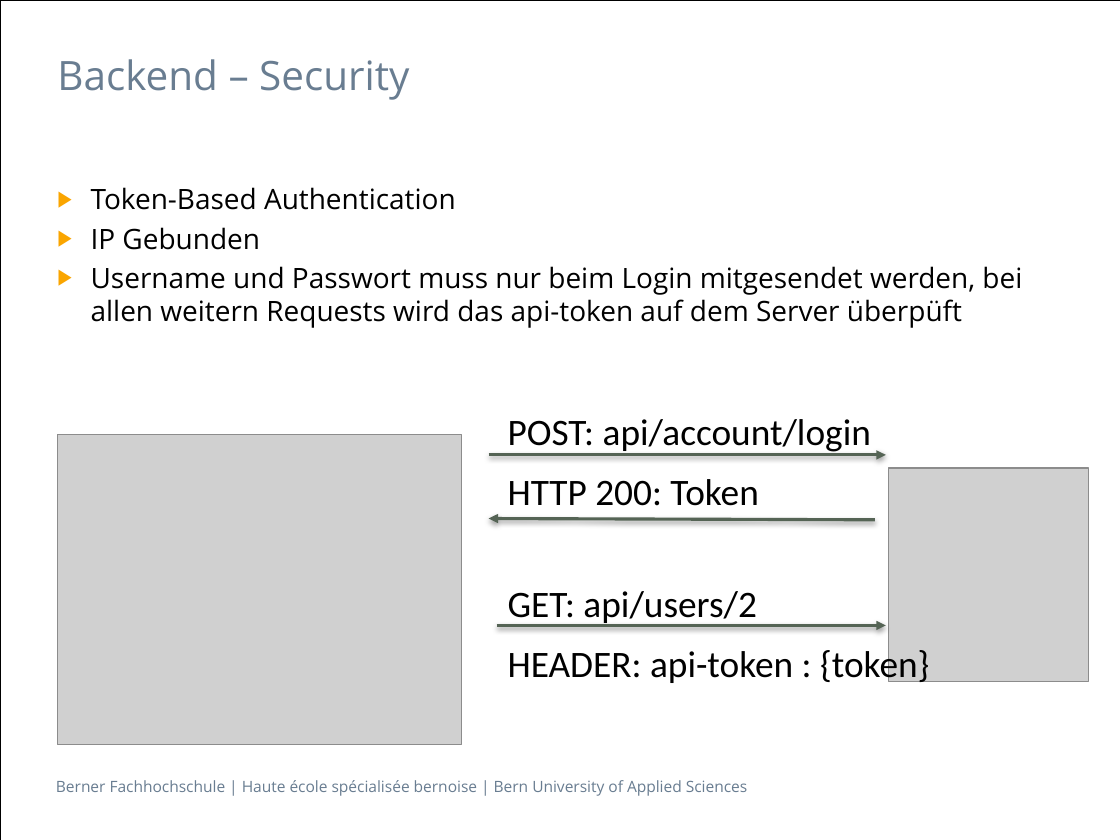
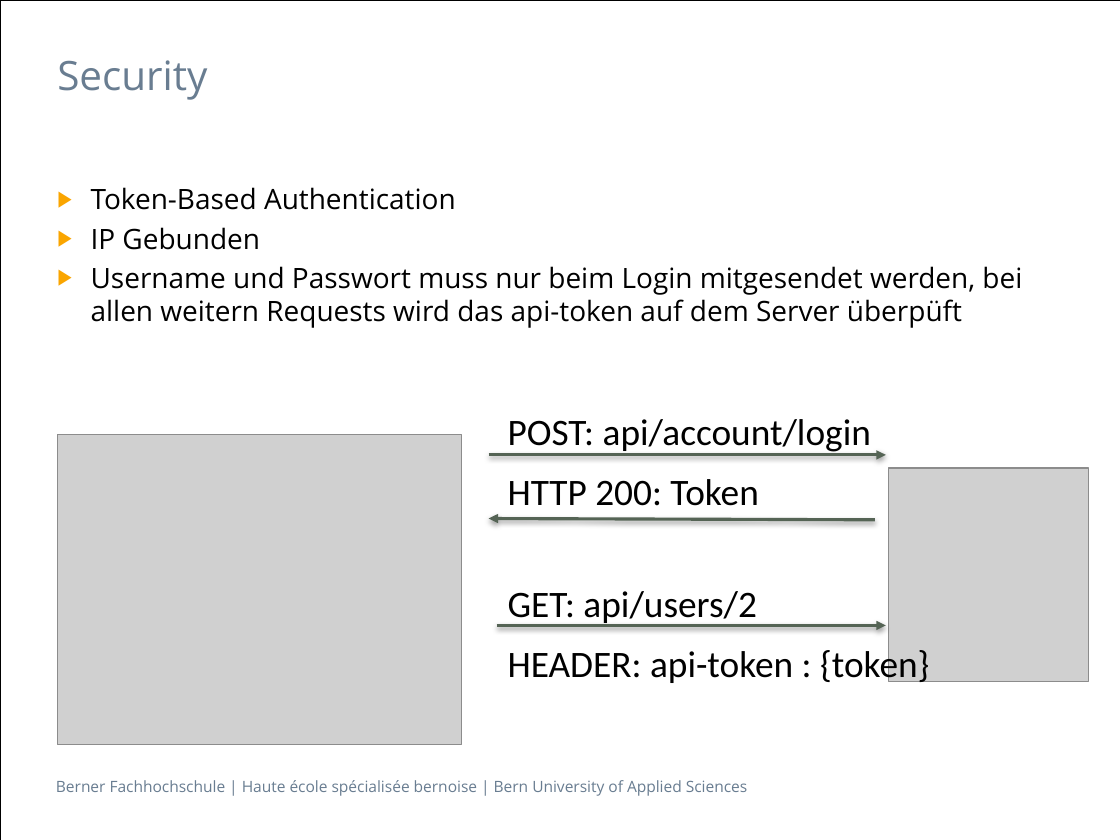
Before and after one commit to Franklin89/Zeiterfassung, a slide deck: slide 5 of Presentation/Präsentation Integrationsprojekt.pptx. Drawn at 1120x840 pixels with LibreOffice and Linux fonts; fonts in the diff are those of the drawing; grey boxes stand for pictures. Boxes give left, top, right and bottom in pixels: in the first picture for what was removed or moved away, otherwise in the second. Text is boxed around its words. In the diff, an @@ line names an element or a change of style, - is before the commit and + after.

```diff
--- a/Presentation/Präsentation Integrationsprojekt.pptx
+++ b/Presentation/Präsentation Integrationsprojekt.pptx
@@ title at [57,60,207,100]: text changed @@
-Backend – Security
+Security
```
Also in this commit, not shown: 3 other slides changed.
